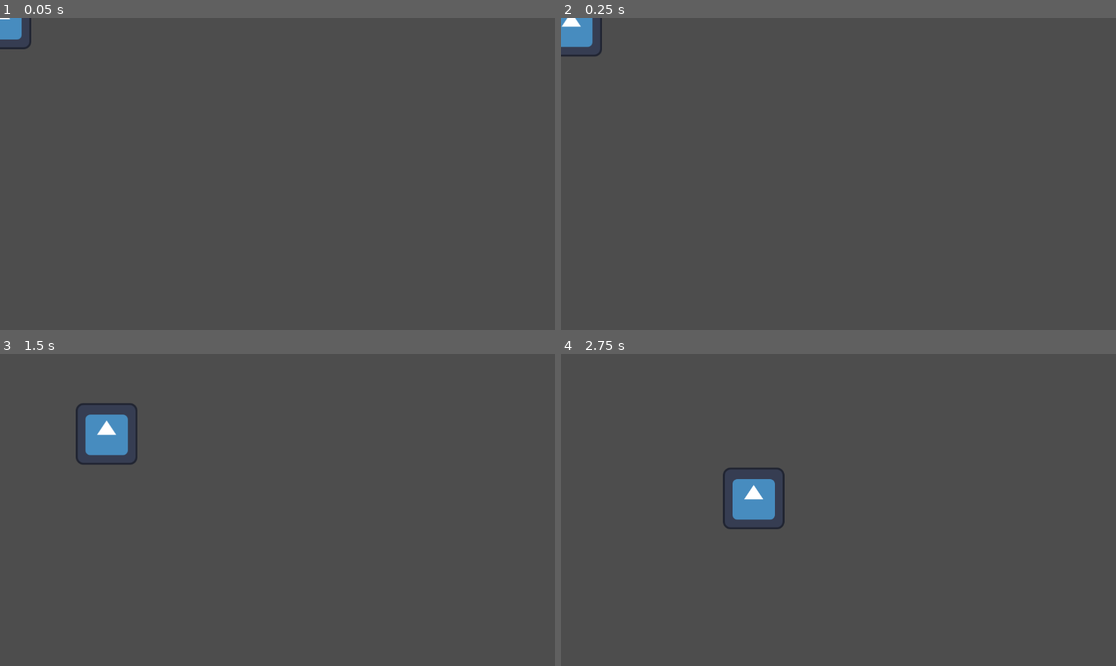
Above: before the commit, frames 1-4 (two rows, left to right).
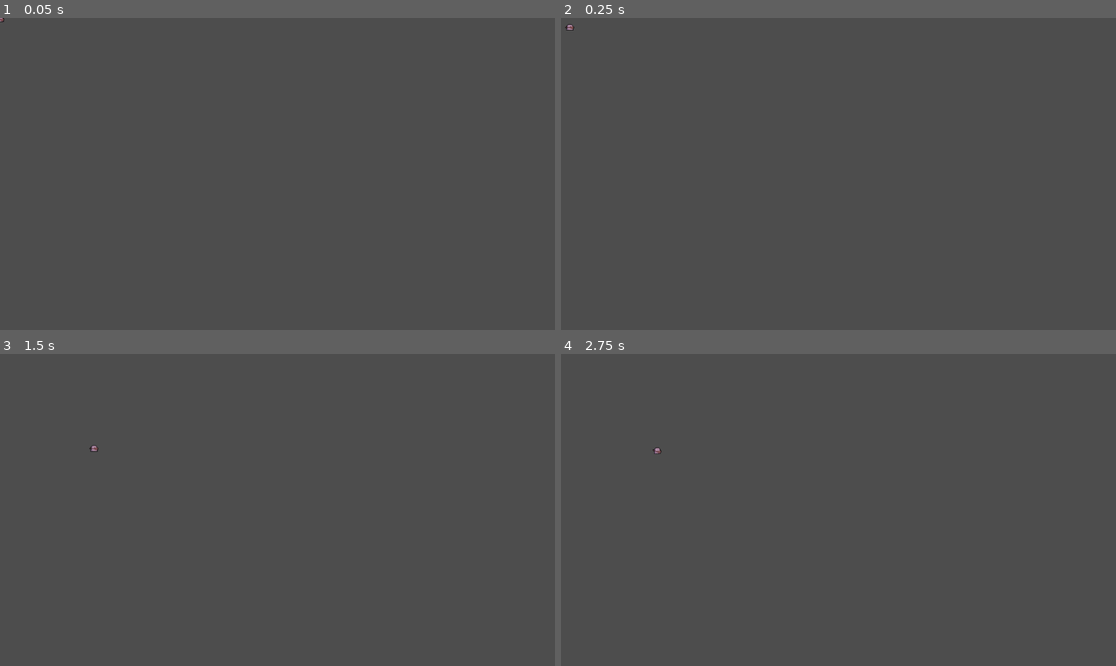
Above: after the commit, the same moments.

Repository: Nemis234/IMT3603-AI-Sim
Game: Godot game, scene res://scenes/Agent/agent.tscn
Two runs of this game, one before a commit and one after it. Both use one fixed random seed, a clock stepped at 60 frames per second and the inputs below. This scene is started directly instead of the project's main scene. The engine's default icon, where the game draws it, is replaced by a stand-in: a white triangle on a blue panel in a dark square.
Inputs:
- Up to frame 1 (0.05 s): no input
- Up to frame 2 (0.25 s): no input
- Up to frame 3 (1.5 s): no input
- Up to frame 4 (2.75 s): no input

The runs differ from the first frame. In frame 1, 0.3% of the frame differs, in the area x 0-6%, y 0-11%; in frame 2, 0.6%; in frame 3, 1.3%; in frame 4, 1.3%, in the area x 16-41%, y 29-57%.

Commit message:
feat: Added animation component to handle idle and walking animations

Diff:
--- /dev/null
+++ b/Godot AI sim/ai-simulation-village/animation_component.gd
@@ -0,0 +1,23 @@
+extends Node
+class_name AnimationComponent
+
+@export var animated_sprite: AnimatedSprite2D
+
+#Used to set the correct idle_facing animation
+var last_facing: String = "right"
+
+func update_animation(velocity: Vector2) -> void:
+	if velocity.length() > 1.0:
+		# Walking
+		if velocity.x < 0:
+			animated_sprite.play("walk_left")
+			last_facing = "left"
+		elif velocity.x > 0:
+			animated_sprite.play("walk_right")
+			last_facing = "right"
+	else:
+		# Idle based on last facing
+		if last_facing == "left":
+			animated_sprite.play("idle_left")
+		else:
+			animated_sprite.play("idle_right")
--- a/Godot AI sim/ai-simulation-village/scenes/Agent/agent.gd
+++ b/Godot AI sim/ai-simulation-village/scenes/Agent/agent.gd
@@ -3,11 +3,15 @@
 @export var direction_component: DirectionComponent
 @export var velocity_component: VelocityComponent
 @export var pathfinding_component: PathfindingComponent
+@export var animation_component: AnimationComponent
+
+#Testing purposes
+@export var move_to_target: Vector2
 
 func _physics_process(delta: float) -> void:
 	#Decide target, target could be an entity in the game
 	#This way we could let the LLM decide where to go without querying every direction
-	pathfinding_component.set_target(Vector2(400,300)) #Example
+	pathfinding_component.set_target(move_to_target) #Example
 
 	#Use the pathfinding function to get the next direction towards target
 	#From current direction
@@ -22,3 +26,6 @@
 
 	#Move the agent
 	move_and_slide()
+
+	#Let the animation_component handle animations
+	animation_component.update_animation(velocity)
--- a/Godot AI sim/ai-simulation-village/scenes/Agent/agent.tscn
+++ b/Godot AI sim/ai-simulation-village/scenes/Agent/agent.tscn
@@ -1,21 +1,194 @@
-[gd_scene load_steps=7 format=3 uid="uid://l3og62b40map"]
-
-[ext_resource type="Texture2D" uid="uid://dtvqt81f7l1p8" path="res://icon.svg" id="1_ur1aj"]
+[gd_scene load_steps=30 format=3 uid="uid://l3og62b40map"]
+
 [ext_resource type="Script" uid="uid://bpyvfsygeb62s" path="res://scenes/Agent/agent.gd" id="1_wkksa"]
+[ext_resource type="Texture2D" uid="uid://csw5pr0ep6cpx" path="res://assets/Test_Character/Mini Characters 3 - Free_1.1/Bandit/Bandit_Idle.png" id="2_eh18i"]
+[ext_resource type="Texture2D" uid="uid://d0elcvuvt1434" path="res://assets/Test_Character/Mini Characters 3 - Free_1.1/Bandit/Bandit_Run.png" id="3_73sdf"]
 [ext_resource type="PackedScene" uid="uid://dd326c0klutaa" path="res://scenes/Components/direction_component.tscn" id="3_r6ke8"]
 [ext_resource type="PackedScene" uid="uid://bgoyoxox63kja" path="res://scenes/Components/velocity_component.tscn" id="4_eh18i"]
 [ext_resource type="PackedScene" uid="uid://wa8mjno70epw" path="res://scenes/Components/pathfinding_component.tscn" id="5_eh18i"]
+[ext_resource type="PackedScene" uid="uid://b78xossil7diu" path="res://scenes/Components/animation_component.tscn" id="6_s81vc"]
+
+[sub_resource type="AtlasTexture" id="AtlasTexture_s81vc"]
+atlas = ExtResource("2_eh18i")
+region = Rect2(0, 48, 32, 16)
+
+[sub_resource type="AtlasTexture" id="AtlasTexture_73sdf"]
+atlas = ExtResource("2_eh18i")
+region = Rect2(32, 48, 32, 16)
+
+[sub_resource type="AtlasTexture" id="AtlasTexture_tktjb"]
+atlas = ExtResource("2_eh18i")
+region = Rect2(96, 48, 32, 16)
+
+[sub_resource type="AtlasTexture" id="AtlasTexture_2tc8r"]
+atlas = ExtResource("2_eh18i")
+region = Rect2(64, 48, 32, 16)
+
+[sub_resource type="AtlasTexture" id="AtlasTexture_3q8qt"]
+atlas = ExtResource("2_eh18i")
+region = Rect2(0, 16, 32, 16)
+
+[sub_resource type="AtlasTexture" id="AtlasTexture_r07f6"]
+atlas = ExtResource("2_eh18i")
+region = Rect2(32, 16, 32, 16)
+
+[sub_resource type="AtlasTexture" id="AtlasTexture_020w5"]
+atlas = ExtResource("2_eh18i")
+region = Rect2(64, 16, 32, 16)
+
+[sub_resource type="AtlasTexture" id="AtlasTexture_by8yd"]
+atlas = ExtResource("2_eh18i")
+region = Rect2(96, 16, 32, 16)
+
+[sub_resource type="AtlasTexture" id="AtlasTexture_t5yjd"]
+atlas = ExtResource("3_73sdf")
+region = Rect2(0, 48, 32, 16)
+
+[sub_resource type="AtlasTexture" id="AtlasTexture_dbx74"]
+atlas = ExtResource("3_73sdf")
+region = Rect2(32, 48, 32, 16)
+
+[sub_resource type="AtlasTexture" id="AtlasTexture_hnpb1"]
+atlas = ExtResource("3_73sdf")
+region = Rect2(64, 48, 32, 16)
+
+[sub_resource type="AtlasTexture" id="AtlasTexture_tnxcl"]
+atlas = ExtResource("3_73sdf")
+region = Rect2(96, 48, 32, 16)
+
+[sub_resource type="AtlasTexture" id="AtlasTexture_jx6tr"]
+atlas = ExtResource("3_73sdf")
+region = Rect2(128, 48, 32, 16)
+
+[sub_resource type="AtlasTexture" id="AtlasTexture_c7gaa"]
+atlas = ExtResource("3_73sdf")
+region = Rect2(160, 48, 32, 16)
+
+[sub_resource type="AtlasTexture" id="AtlasTexture_om5ef"]
+atlas = ExtResource("3_73sdf")
+region = Rect2(0, 16, 32, 16)
+
+[sub_resource type="AtlasTexture" id="AtlasTexture_v6i7n"]
+atlas = ExtResource("3_73sdf")
+region = Rect2(32, 16, 32, 16)
+
+[sub_resource type="AtlasTexture" id="AtlasTexture_b5o0h"]
+atlas = ExtResource("3_73sdf")
+region = Rect2(64, 16, 32, 16)
+
+[sub_resource type="AtlasTexture" id="AtlasTexture_pqsxd"]
+atlas = ExtResource("3_73sdf")
+region = Rect2(96, 16, 32, 16)
+
+[sub_resource type="AtlasTexture" id="AtlasTexture_apm4g"]
+atlas = ExtResource("3_73sdf")
+region = Rect2(128, 16, 32, 16)
+
+[sub_resource type="AtlasTexture" id="AtlasTexture_v2ro0"]
+atlas = ExtResource("3_73sdf")
+region = Rect2(160, 16, 32, 16)
+
+[sub_resource type="SpriteFrames" id="SpriteFrames_t5yjd"]
+animations = [{
+"frames": [],
+"loop": true,
+"name": &"default",
+"speed": 5.0
+}, {
+"frames": [{
+"duration": 2.0,
+"texture": SubResource("AtlasTexture_s81vc")
+}, {
+"duration": 2.0,
+"texture": SubResource("AtlasTexture_73sdf")
+}, {
+"duration": 2.0,
+"texture": SubResource("AtlasTexture_tktjb")
+}, {
+"duration": 2.0,
+"texture": SubResource("AtlasTexture_2tc8r")
+}],
+"loop": true,
+"name": &"idle_left",
+"speed": 5.0
+}, {
+"frames": [{
+"duration": 2.0,
+"texture": SubResource("AtlasTexture_3q8qt")
+}, {
+"duration": 2.0,
+"texture": SubResource("AtlasTexture_r07f6")
+}, {
+"duration": 2.0,
+"texture": SubResource("AtlasTexture_020w5")
+}, {
+"duration": 2.0,
+"texture": SubResource("AtlasTexture_by8yd")
+}],
+"loop": true,
+"name": &"idle_right",
+"speed": 5.0
+}, {
+"frames": [{
+"duration": 1.0,
+"texture": SubResource("AtlasTexture_t5yjd")
+}, {
+"duration": 1.0,
+"texture": SubResource("AtlasTexture_dbx74")
+}, {
+"duration": 1.0,
+"texture": SubResource("AtlasTexture_hnpb1")
+}, {
+"duration": 1.0,
+"texture": SubResource("AtlasTexture_tnxcl")
+}, {
+"duration": 1.0,
+"texture": SubResource("AtlasTexture_jx6tr")
+}, {
+"duration": 1.0,
+"texture": SubResource("AtlasTexture_c7gaa")
+}],
+"loop": true,
+"name": &"walk_left",
+"speed": 5.0
+}, {
+"frames": [{
+"duration": 1.0,
+"texture": SubResource("AtlasTexture_om5ef")
+}, {
+"duration": 1.0,
+"texture": SubResource("AtlasTexture_v6i7n")
+}, {
+"duration": 1.0,
+"texture": SubResource("AtlasTexture_b5o0h")
+}, {
+"duration": 1.0,
+"texture": SubResource("AtlasTexture_pqsxd")
+}, {
+"duration": 1.0,
+"texture": SubResource("AtlasTexture_apm4g")
+}, {
+"duration": 1.0,
+"texture": SubResource("AtlasTexture_v2ro0")
+}],
+"loop": true,
+"name": &"walk_right",
+"speed": 5.0
+}]
 
 [sub_resource type="RectangleShape2D" id="RectangleShape2D_wkksa"]
 
-[node name="Agent" type="CharacterBody2D" node_paths=PackedStringArray("direction_component", "velocity_component", "pathfinding_component")]
+[node name="Agent" type="CharacterBody2D" node_paths=PackedStringArray("direction_component", "velocity_component", "pathfinding_component", "animation_component")]
 script = ExtResource("1_wkksa")
 direction_component = NodePath("DirectionComponent")
 velocity_component = NodePath("VelocityComponent")
 pathfinding_component = NodePath("PathfindingComponent")
-
-[node name="Sprite2D" type="Sprite2D" parent="."]
-texture = ExtResource("1_ur1aj")
+animation_component = NodePath("AnimationComponent")
+move_to_target = Vector2(200, 200)
+
+[node name="AnimatedSprite2D" type="AnimatedSprite2D" parent="."]
+sprite_frames = SubResource("SpriteFrames_t5yjd")
+animation = &"walk_right"
 
 [node name="CollisionShape2D" type="CollisionShape2D" parent="."]
 scale = Vector2(6.3, 6.3)
@@ -27,3 +200,6 @@
 friction = 1000.0
 
 [node name="PathfindingComponent" parent="." instance=ExtResource("5_eh18i")]
+
+[node name="AnimationComponent" parent="." node_paths=PackedStringArray("animated_sprite") instance=ExtResource("6_s81vc")]
+animated_sprite = NodePath("../AnimatedSprite2D")
--- /dev/null
+++ b/Godot AI sim/ai-simulation-village/scenes/Components/animation_component.tscn
@@ -0,0 +1,6 @@
+[gd_scene load_steps=2 format=3 uid="uid://b78xossil7diu"]
+
+[ext_resource type="Script" uid="uid://cwu1j4ohbvvx1" path="res://animation_component.gd" id="1_qghjf"]
+
+[node name="AnimationComponent" type="Node"]
+script = ExtResource("1_qghjf")
Not shown, added: Godot AI sim/ai-simulation-village/animation_component.gd.uid
Binary file added: Godot AI sim/ai-simulation-village/assets/Test_Character/Mini Characters 3 - Free_1.1/Bandit/Bandit_Attack.png
Not shown, added: Godot AI sim/ai-simulation-village/assets/Test_Character/Mini Characters 3 - Free_1.1/Bandit/Bandit_Attack.png.import
Binary file added: Godot AI sim/ai-simulation-village/assets/Test_Character/Mini Characters 3 - Free_1.1/Bandit/Bandit_Bullet.png
Not shown, added: Godot AI sim/ai-simulation-village/assets/Test_Character/Mini Characters 3 - Free_1.1/Bandit/Bandit_Bullet.png.import
Binary file added: Godot AI sim/ai-simulation-village/assets/Test_Character/Mini Characters 3 - Free_1.1/Bandit/Bandit_Hit.png
Not shown, added: Godot AI sim/ai-simulation-village/assets/Test_Character/Mini Characters 3 - Free_1.1/Bandit/Bandit_Hit.png.import
Binary file added: Godot AI sim/ai-simulation-village/assets/Test_Character/Mini Characters 3 - Free_1.1/Bandit/Bandit_Idle.png
Not shown, added: Godot AI sim/ai-simulation-village/assets/Test_Character/Mini Characters 3 - Free_1.1/Bandit/Bandit_Idle.png.import
Binary file added: Godot AI sim/ai-simulation-village/assets/Test_Character/Mini Characters 3 - Free_1.1/Bandit/Bandit_Jump.png
Not shown, added: Godot AI sim/ai-simulation-village/assets/Test_Character/Mini Characters 3 - Free_1.1/Bandit/Bandit_Jump.png.import
Binary file added: Godot AI sim/ai-simulation-village/assets/Test_Character/Mini Characters 3 - Free_1.1/Bandit/Bandit_Run.png
(and 39 more such lines)
